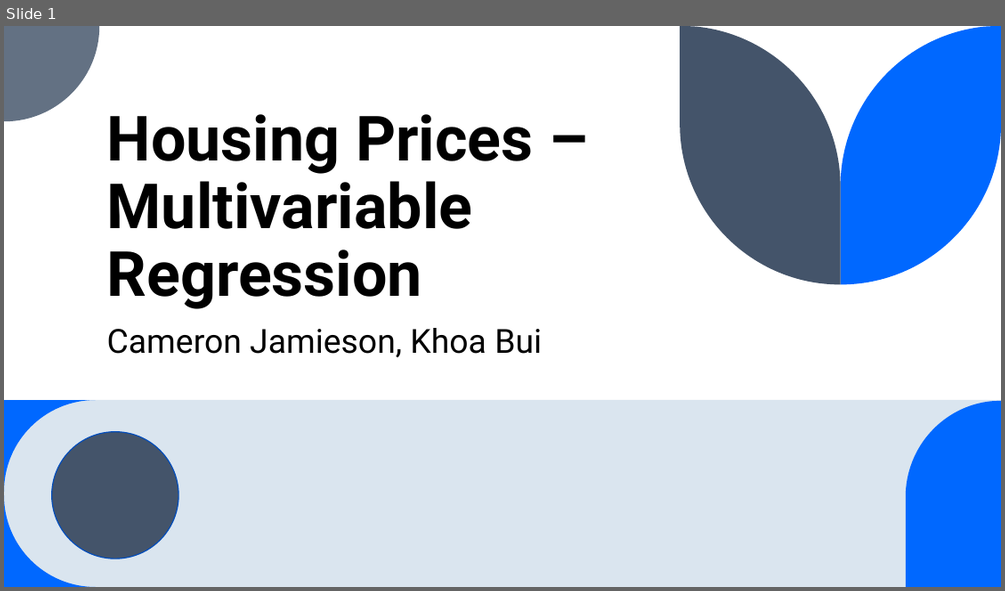
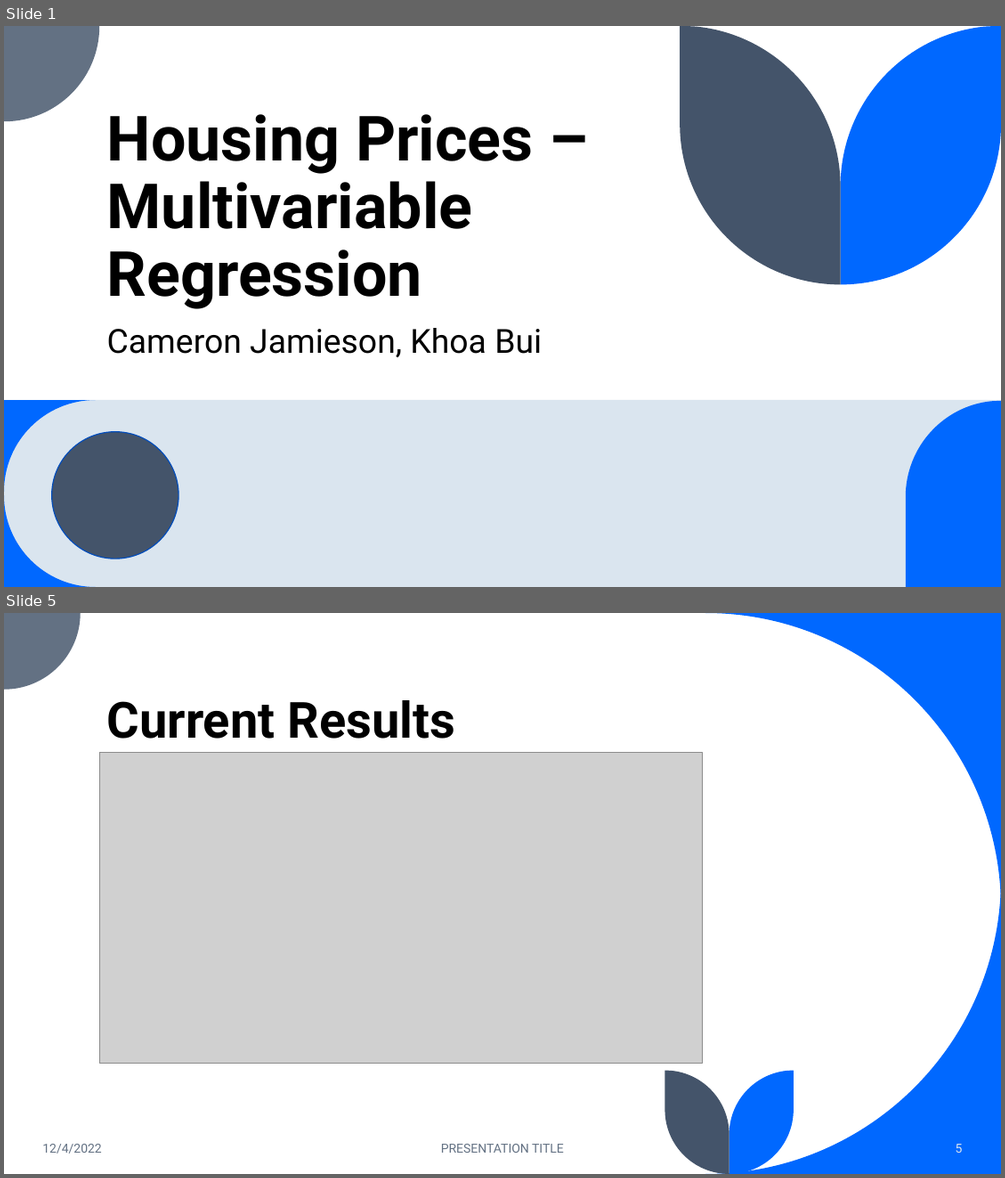
Before and after one commit to KhoaaaBui/HousePricePredictor, a slide deck: Housing Prices – Multivariable Regression.pptx. Shown one above the other, each under a label of ours: slide 1 before the commit, slides 1 and 5 after it; the slides between them are not shown. The pictures are 1005x591 and 1005x1178 pixels, drawn with LibreOffice and Linux fonts; fonts in the diff are those of the drawing; grey boxes stand for pictures. Boxes give left, top, right and bottom in pixels: in the first picture for what was removed or moved away, otherwise in the second. Text is boxed around its words. In the diff, an @@ line names an element or a change of style, - is before the commit and + after.

```diff
--- a/Housing Prices – Multivariable Regression.pptx
+++ b/Housing Prices – Multivariable Regression.pptx
@@ slide 5 added at (4,613,1001,1174), background #FFFFFF @@
@@ freeform shape added at (4,613,81,690), fill #637183 @@
@@ freeform shape added at (705,613,1001,908), fill #0068FF @@
@@ title added at (107,700,455,738), 48 pt, text #000000, bold @@
+Current Results
@@ picture added at (100,753,703,1064) @@
@@ freeform shape added at (705,878,1001,1174), fill #0068FF @@
@@ freeform shape added at (665,1070,729,1174), fill #44546A @@
@@ freeform shape added at (729,1070,794,1174), fill #0068FF @@
@@ text added at (42,1143,102,1153), 12 pt, text #637183 @@
+12/4/2022
@@ text added at (441,1143,564,1152), 12 pt, text #637183 @@
+PRESENTATION TITLE
@@ page number added at (955,1143,963,1152), 12 pt, text #DAE5EF @@
+5
```
Also in this commit, not shown: 5 slides changed, 1 other file.
